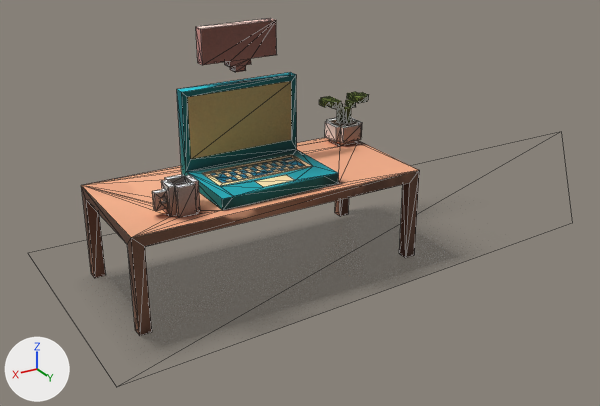
The glTF model public/desk.glb: old version first, new version second.
Both versions are drawn from a 50 mm camera at (6.47, 11.11, 7.03) aimed at (-0.91, -1.2, 0.87). Lighting does not change. The marker at lower left points along +X, +Y and +Z. Mesh edges are drawn as thin lines. Where no turn or scale is listed for an object, it has been applied to the vertices.

Objects in the first picture: 'Plane', 'main'.
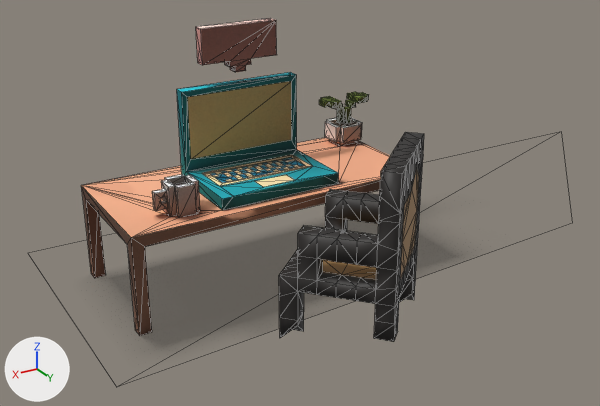
What differs and where, as boxes [x1, y1, x2, y2] in the pictures (600 x 406 px):
```json
{"object": "Chair_Armrest", "change": "added", "after": [279, 132, 424, 342], "faces in mat_wood (picture img_image_0)": [279, 132, 424, 342], "faces in mat_seat (brown #9e794a)": [323, 170, 419, 280]}
```

The change, as JSON lines over the scene's bpy script:
```json
{"op": "add", "block": "mat_seat", "code": ["mat_seat = principled_material('Seat')", "mat_seat.base_color = (0.342, 0.191, 0.0685)  # brown #9e794a"]}
{"op": "add", "block": "mat_wood", "code": ["mat_wood = principled_material('Wood')", "mat_wood.texture = img_image_0", "mat_wood.roughness = 0.532"]}
{"op": "add", "block": "me_chair_armrest", "code": ["me_chair_armrest = bpy.data.meshes.new('Chair_Armrest')", "me_chair_armrest.from_pydata(...)  # 196 vertices, 396 faces; spans x -1.25..1.25, y -1.25..1.25, z -0.28..2.66", "# faces by material slot: [340, 56]", "me_chair_armrest.materials.append(mat_wood)  # picture img_image_0", "me_chair_armrest.materials.append(mat_seat)  # brown #9e794a"]}
{"op": "add", "block": "ob_chair_armrest", "code": ["ob_chair_armrest = bpy.data.objects.new('Chair_Armrest', me_chair_armrest)", "ob_chair_armrest.location = (-0.18, 1.58, 0.3)"]}
```
